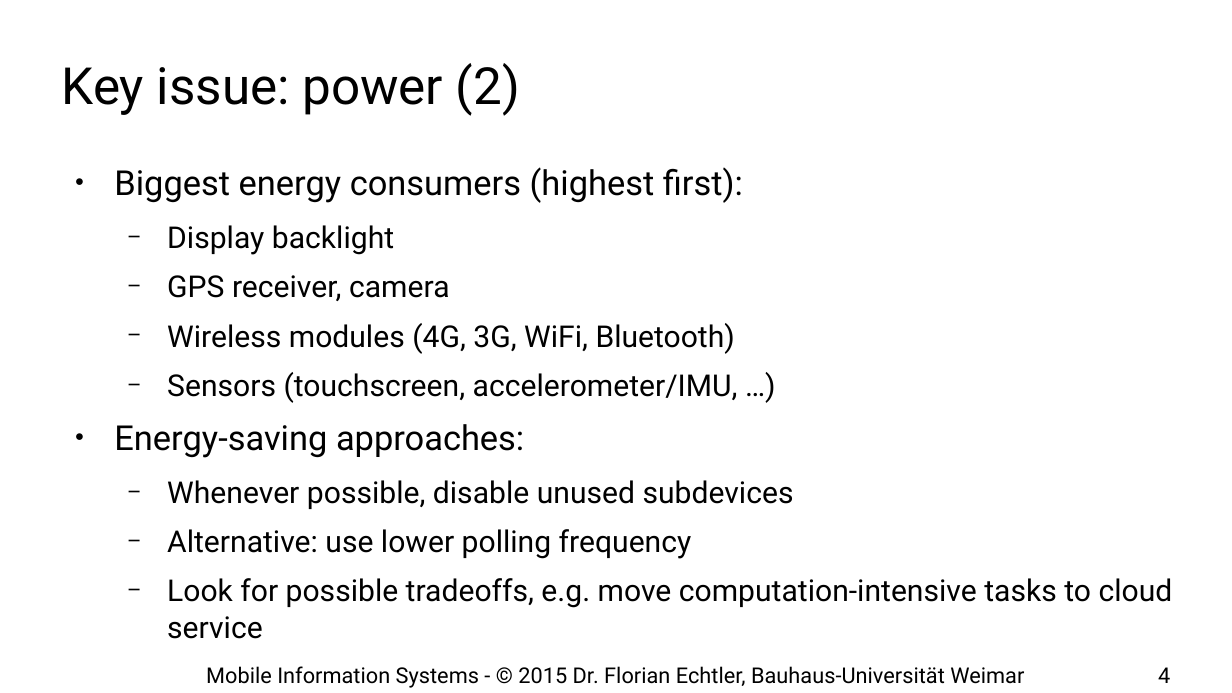
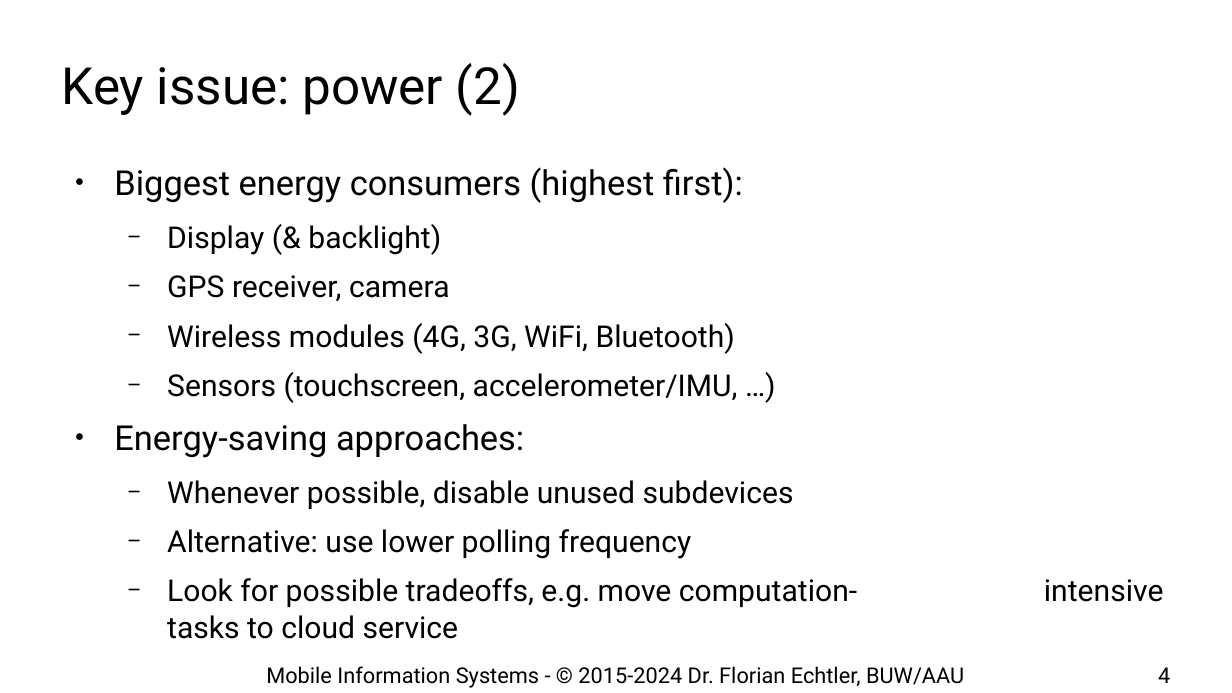
Before and after one commit to floe/mobile-information-systems, a slide deck: slide 4 of 02-big-issues.odp. Drawn at 1232x693 pixels with LibreOffice and Linux fonts; fonts in the diff are those of the drawing; background and template pictures are left out. Boxes give left, top, right and bottom in pixels: in the first picture for what was removed or moved away, otherwise in the second. Text is boxed around its words. In the diff, an @@ line names an element or a change of style, - is before the commit and + after.

```diff
--- a/02-big-issues.odp
+++ b/02-big-issues.odp
@@ text at (x1=167, y1=224, x2=441, y2=255): text changed @@
-  − Display backlight
+  − Display (& backlight)
@@ text at (x1=167, y1=578, x2=857, y2=639): spaces changed @@
-  − Look for possible tradeoffs, e.g. move computation-intensive tasks to cloud service
+  − Look for possible tradeoffs, e.g. move computation- intensive tasks to cloud service
@@ text at (x1=266, y1=666, x2=964, y2=688): text changed @@
-Mobile Information Systems - © 2015 Dr. Florian Echtler, Bauhaus-Universität Weimar
+Mobile Information Systems - © 2015-2024 Dr. Florian Echtler, BUW/AAU
```
Also in this commit, not shown: 45 other slides changed, 1 slide added.
